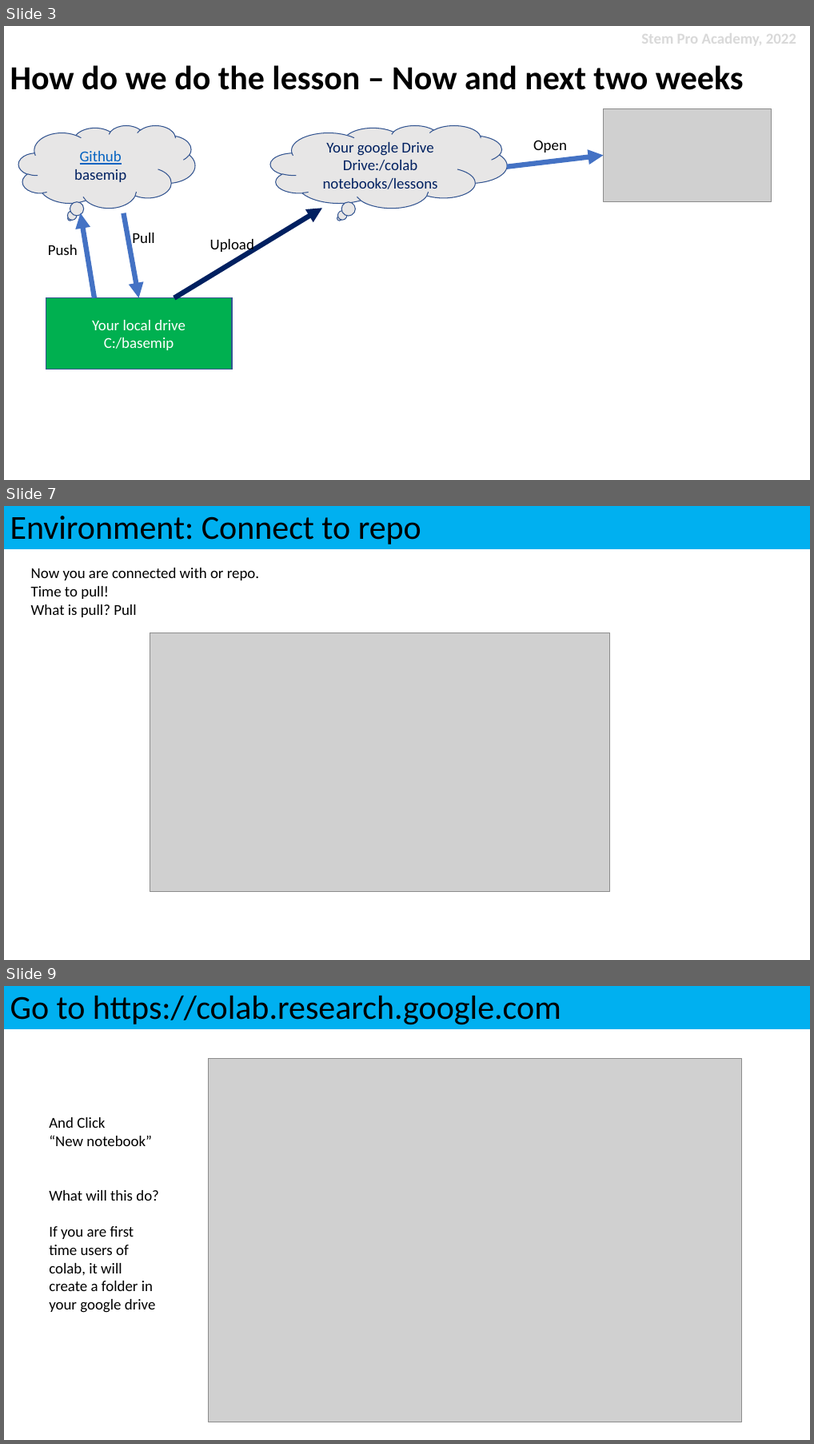
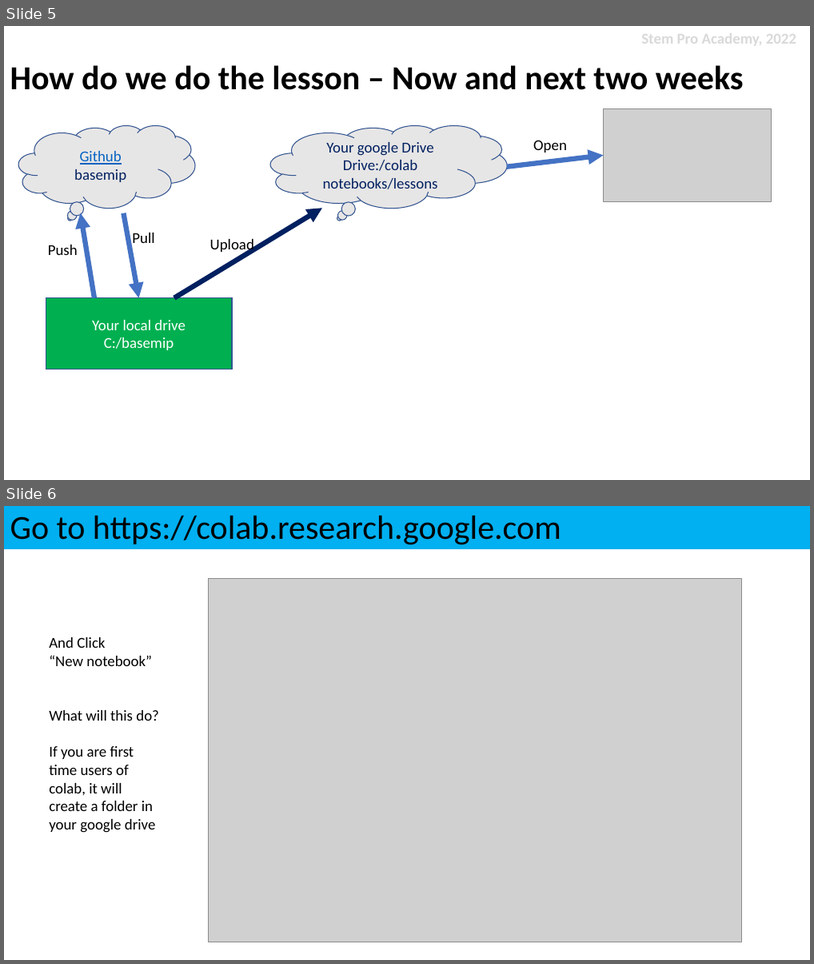
Before and after one commit to stemproaca/basemip, a slide deck: Lesssons/Lesson02.pptx. Shown one above the other, each under a label of ours: slides 3, 7 and 9 before the commit, slides 5 and 6 after it; the slides between them are not shown. The pictures are 814x1444 and 814x964 pixels, drawn with LibreOffice and Linux fonts; fonts in the diff are those of the drawing; grey boxes stand for pictures. Boxes give left, top, right and bottom in pixels: in the first picture for what was removed or moved away, otherwise in the second. Text is boxed around its words. In the diff, an @@ line names an element or a change of style, - is before the commit and + after.

```diff
--- a/Lesssons/Lesson02.pptx
+++ b/Lesssons/Lesson02.pptx
@@ slide 7 removed at (4,506,810,960), background #FFFFFF @@
@@ rectangle removed at (4,506,810,549) @@
-Environment: Connect to repo
@@ text removed at (31,568,259,617) @@
-Now you are connected with or repo.
-Time to pull!
-What is pull? Pull
@@ picture removed at (150,633,610,892) @@
@@ what was slide 3 is now slide 5 @@
@@ what was slide 9 is now slide 6 @@
```
Also in this commit, not shown: 2 slides changed, 3 slides added, 4 other slides removed, 25 other files.
